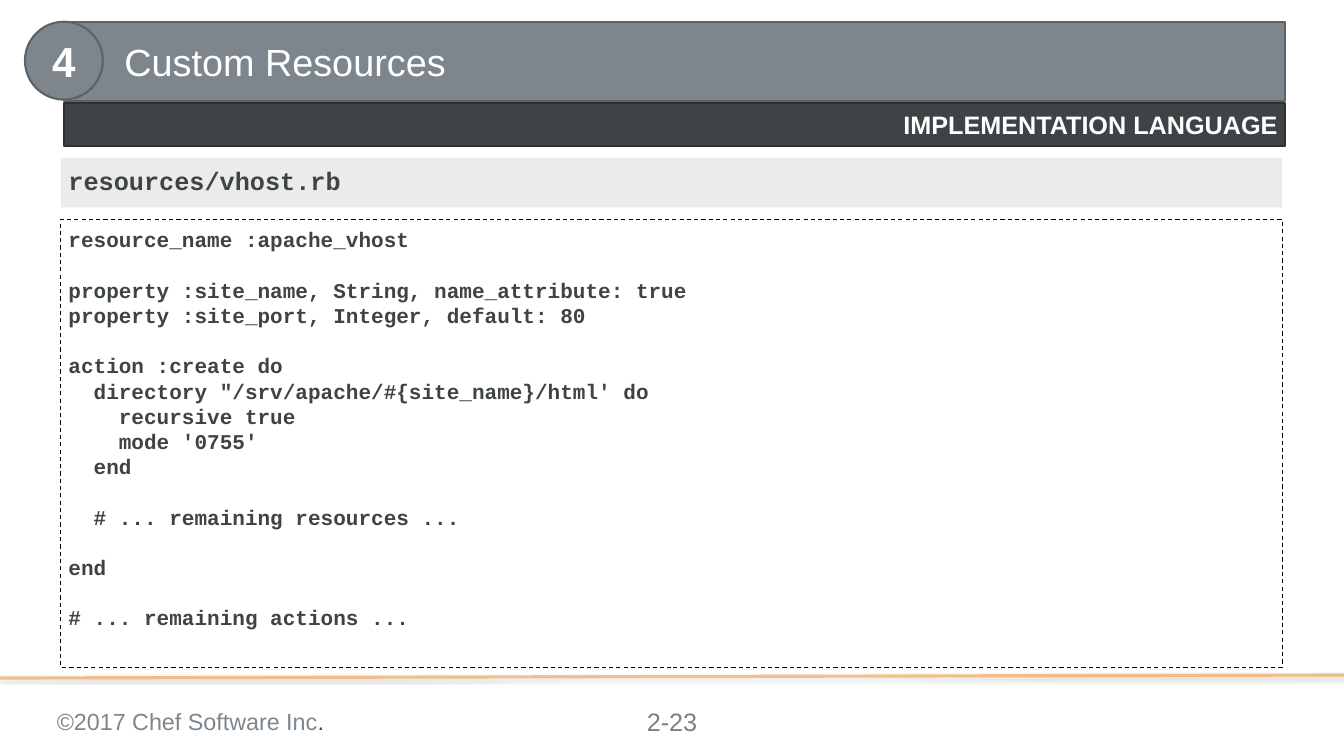
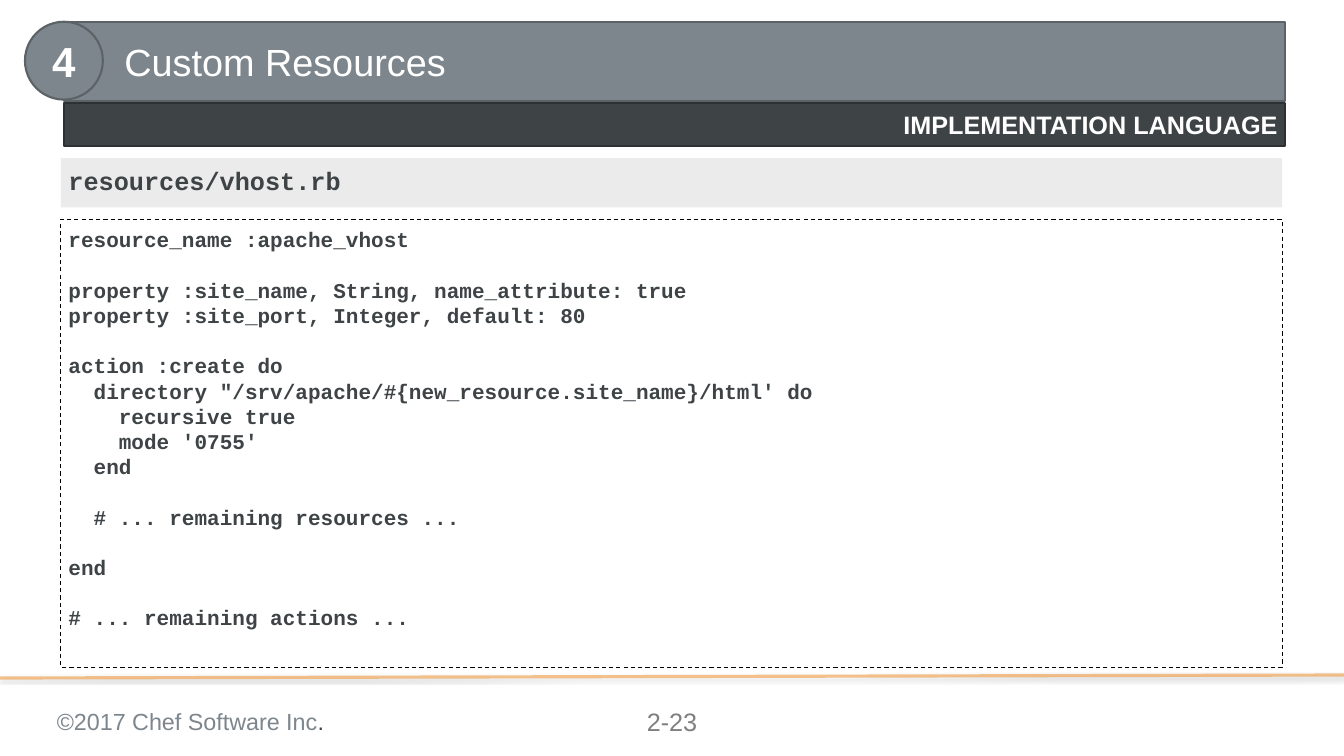
Before and after one commit to ericheiser/chef-intermediate, a slide deck: slide 23 of 09-approaches_to_extending_resources.pptx. Drawn at 1344x756 pixels with LibreOffice and Linux fonts; fonts in the diff are those of the drawing; background and template pictures are left out. Boxes give left, top, right and bottom in pixels: in the first picture for what was removed or moved away, otherwise in the second. Text is boxed around its words. In the diff, an @@ line names an element or a change of style, - is before the commit and + after.

Commit message:
Mod 9: changed site_name to new_resource.site_name in CR

```diff
--- a/09-approaches_to_extending_resources.pptx
+++ b/09-approaches_to_extending_resources.pptx
@@ text in rectangle at (94,384,812,404): text changed @@
-directory "/srv/apache/#{site_name}/html' do
+directory "/srv/apache/#{new_resource.site_name}/html' do
```
